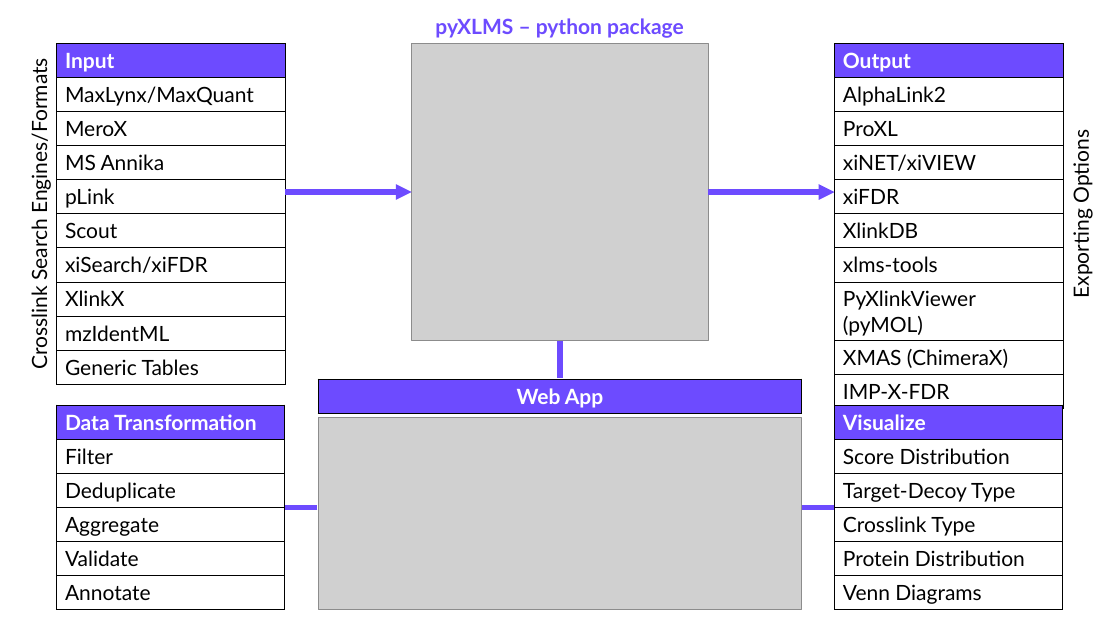
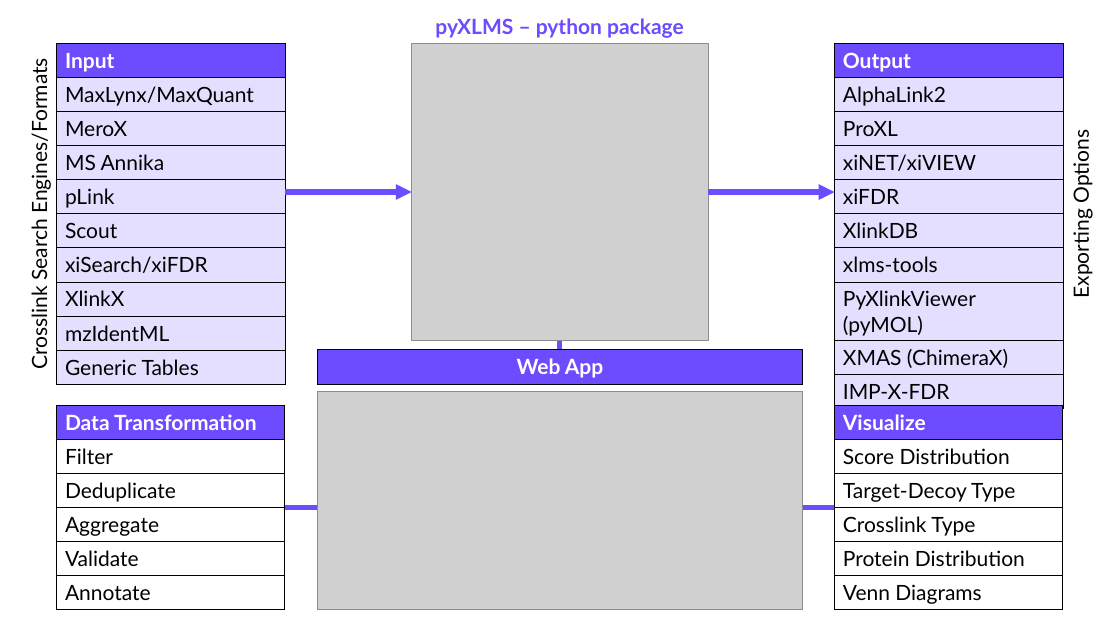
Before and after one commit to hgb-bin-proteomics/pyXLMS-manuscript, a slide deck: slide 1 of figures/figure_1.pptx. Drawn at 1120x630 pixels with LibreOffice and Linux fonts; fonts in the diff are those of the drawing; grey boxes stand for pictures. Boxes give left, top, right and bottom in pixels: in the first picture for what was removed or moved away, otherwise in the second. Text is boxed around its words. In the diff, an @@ line names an element or a change of style, - is before the commit and + after.

```diff
--- a/figures/figure_1.pptx
+++ b/figures/figure_1.pptx
@@ table at bbox=[56, 44, 285, 385] @@
@@ fill none to #E5DFFF in 9 cells @@
@@ table at bbox=[834, 44, 1063, 403] @@
@@ fill none to #E5DFFF in 9 cells @@
@@ line moved from (560, 340) - (560, 379) to (560, 312) - (560, 350) @@
@@ table: place and size @@
-table at bbox=[318, 379, 802, 413]
+table at bbox=[318, 350, 803, 385]
@@ picture: place and size @@
-picture at bbox=[318, 418, 802, 610]
+picture at bbox=[318, 392, 803, 610]
```
Also in this commit, not shown: 6 other files.
